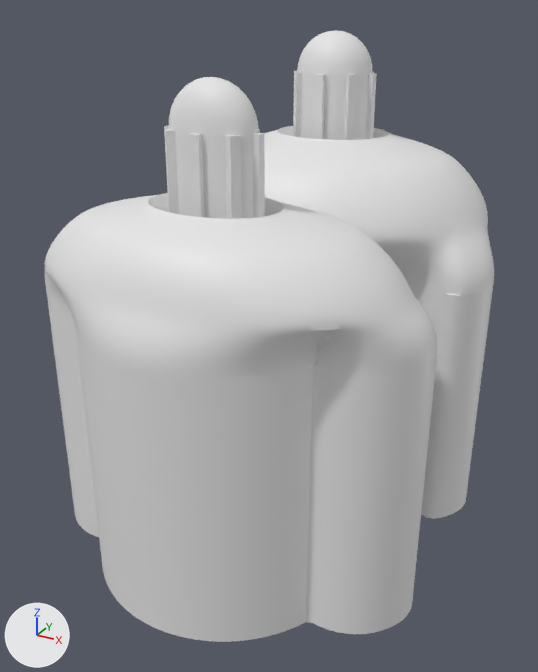
An edit to the glTF model models/grammar/grammar_05.glb, drawn before and after from the same camera.
Camera for both pictures: a 50 mm lens placed at (2.54, -5.0, 3.85), pointed at (-0.08, -0.24, 1.47). Lighting does not change. The marker at lower left points along +X, +Y and +Z. The older version comes first. Where no turn or scale is listed for an object, it has been applied to the vertices.

In view in the first picture: 'cupola_0', 'cupola_1', 'lantern_0', 'lantern_1', 'lantern_col', 'vault_0', 'vault_1', 'walls' and 1 more.
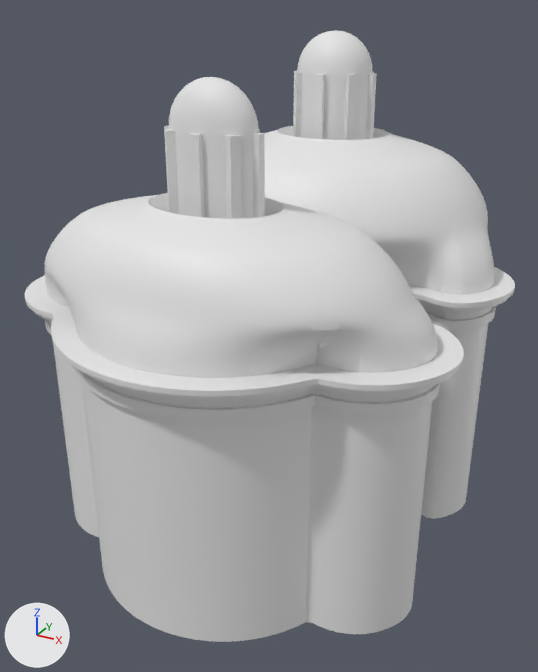
The newer file is also rescaled (x0.929) as a whole; pictures and numbers use the older file's frame.

The change in detail:
Mesh me_cornice_out is new.
It has 2880 vertices, 5760 faces and spans x -1.62..1.62, y -2.15..2.15, z 1.7..1.96.
Object 'cornice_out' (ob_cornice_out) is new; it shows me_cornice_out.
Its location is (0.0, 0.0, 0.0).

Where the change shows, as pixel boxes [x1, y1, x2, y2] in the pictures (538 x 672 px):
'cornice_out', added
    after: [25, 267, 515, 421]
